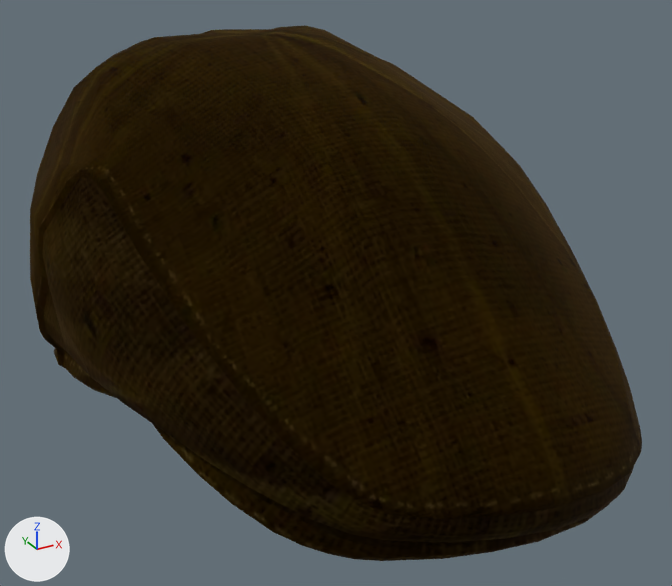
An edit to the glTF model assets/models/HK_BERET_BROWN.glb, drawn before and after from the same camera.
Before and after are seen from a 50 mm lens placed at (-0.182, -0.382, 0.197), pointed at (0.0, -0.052, 0.033). The axes (+X, +Y, +Z) are drawn at lower left. The lights are the same throughout.
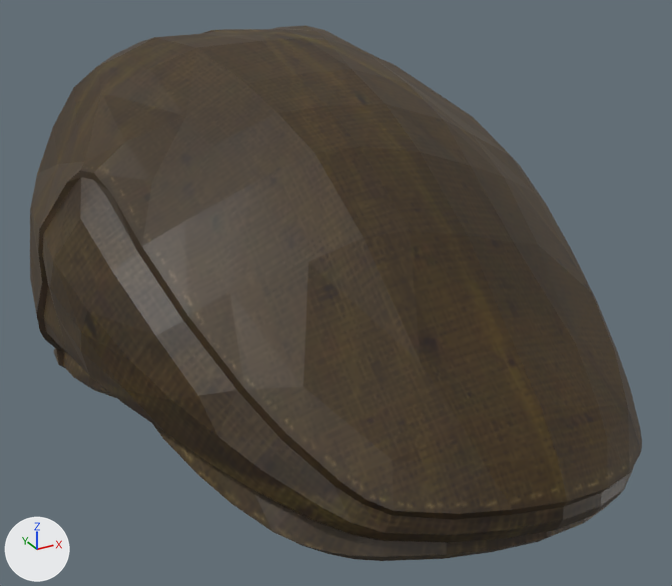
Pixel boxes [x1, y1, x2, y2] of what changed, in the pictures (672 x 586 px):
'Mesh', surface changed (black to brown)
    both: [30, 25, 642, 561]

The change in detail:
In material 'HK_BERET_BROWN' (mat_hk_beret_brown), metallic goes from 1.0 to 0.0.
In material 'HK_BERET_BROWN' (mat_hk_beret_brown), roughness goes from 1.0 to 0.5.
